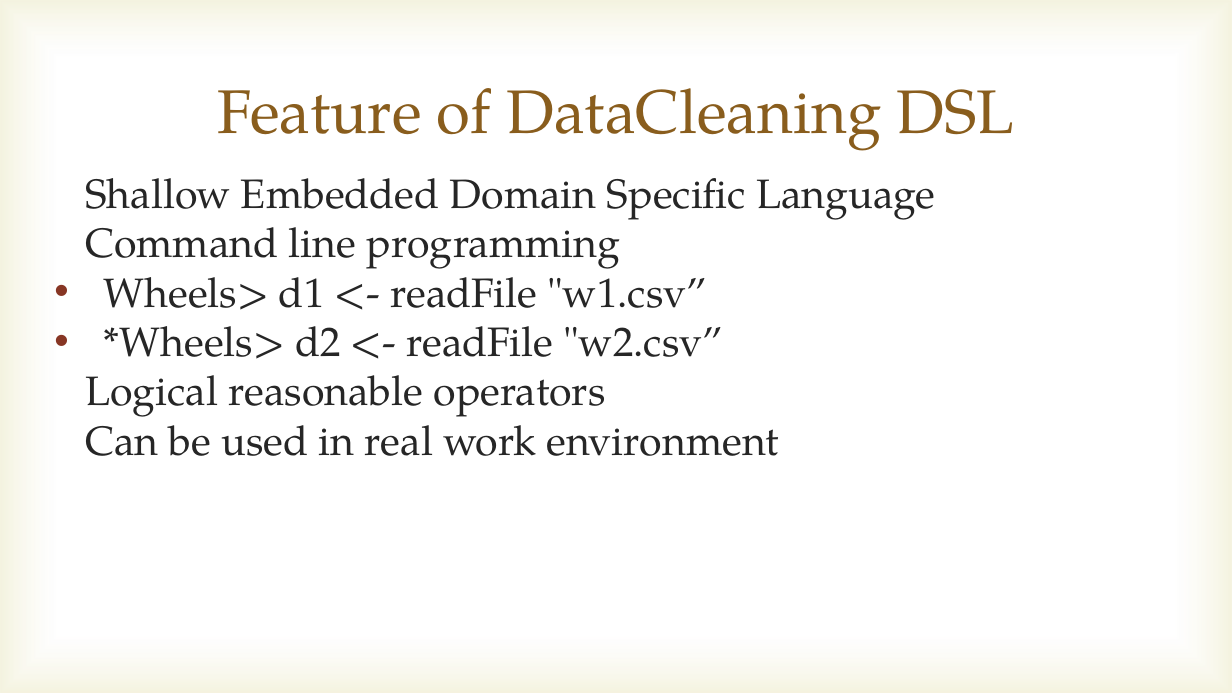
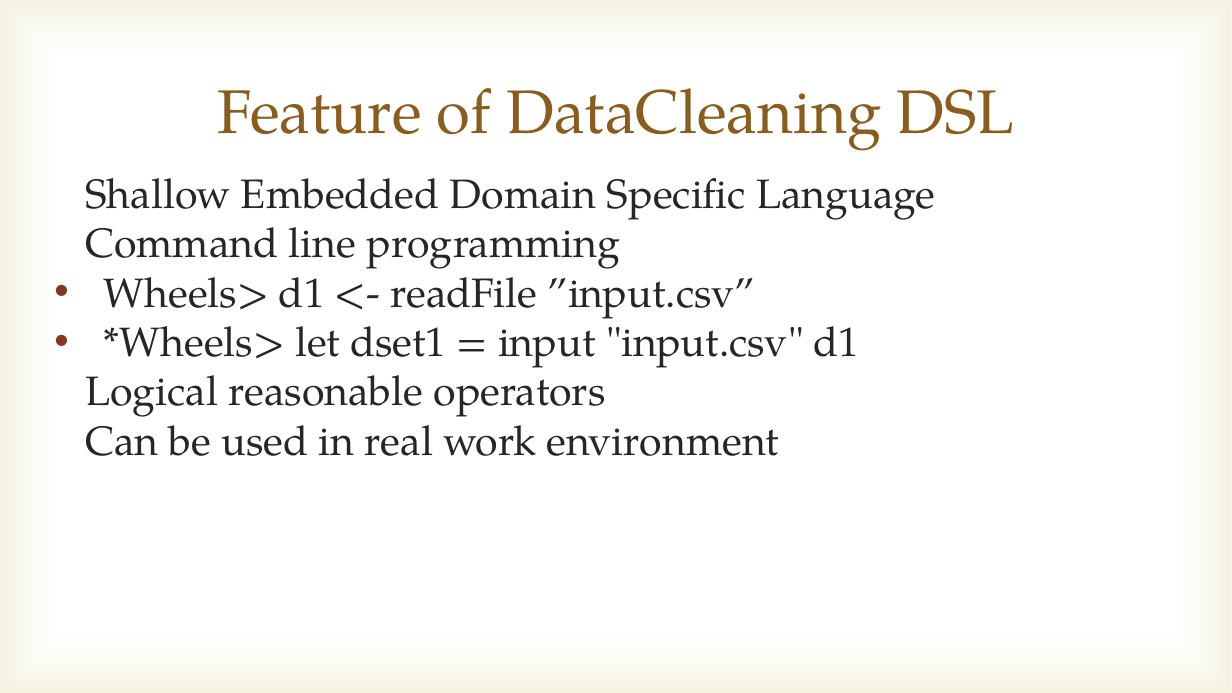
Before and after one commit to haowangosu/DSL, a slide deck: slide 4 of DSL1.pptx. Drawn at 1232x693 pixels with LibreOffice and Linux fonts; fonts in the diff are those of the drawing; background and template pictures are left out. Boxes give left, top, right and bottom in pixels: in the first picture for what was removed or moved away, otherwise in the second. Text is boxed around its words. In the diff, an @@ line names an element or a change of style, - is before the commit and + after.

```diff
--- a/DSL1.pptx
+++ b/DSL1.pptx
@@ text at (104, 263, 860, 368): text changed @@
-• Wheels> d1 <- readFile "w1.csv”
-• *Wheels> d2 <- readFile "w2.csv”
+• Wheels> d1 <- readFile ”input.csv”
+• *Wheels> let dset1 = input "input.csv" d1
```
Also in this commit, not shown: 1 other file.
